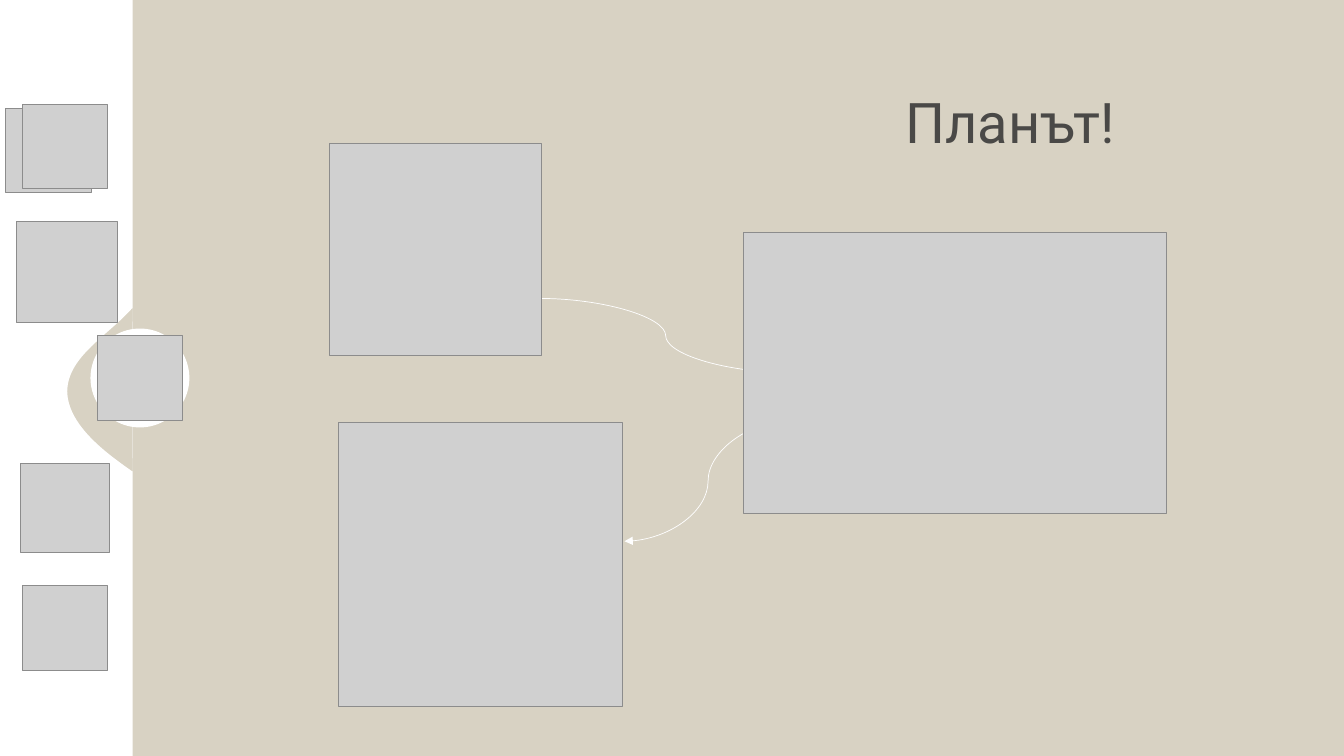
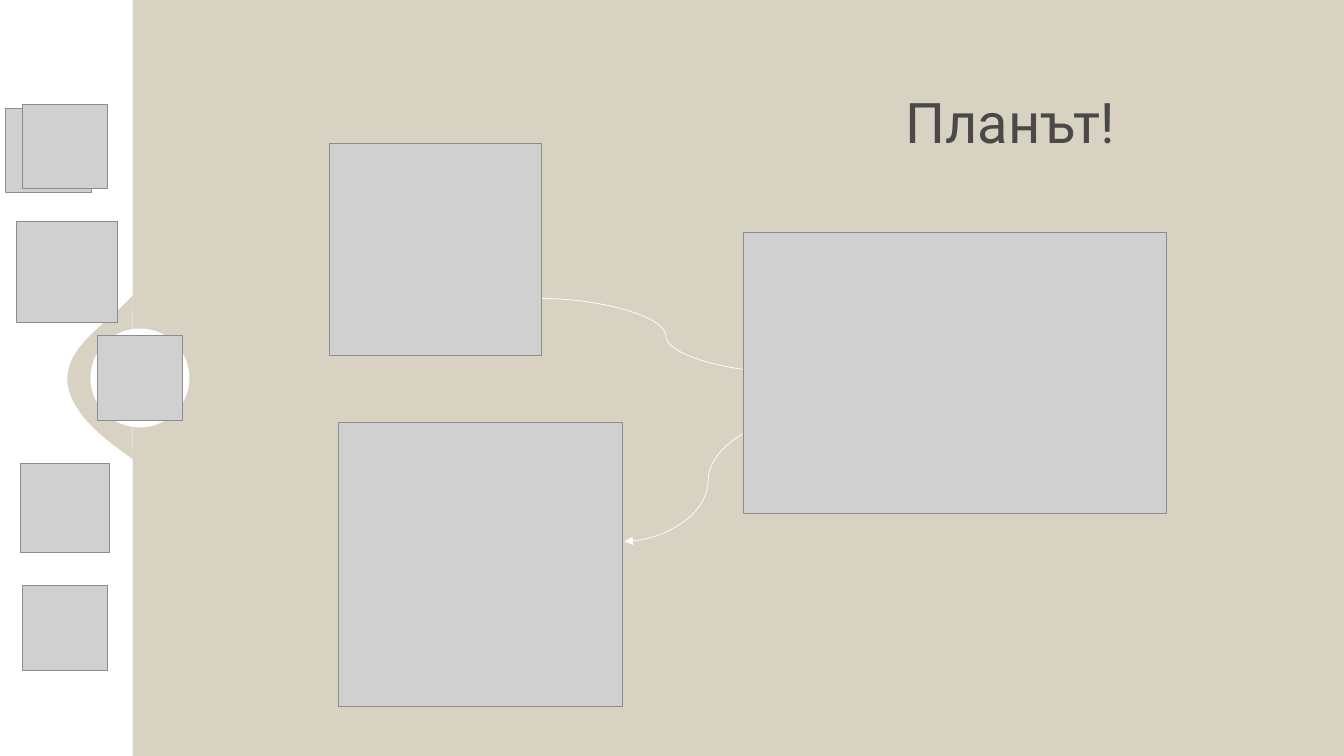
Before and after one commit to TYAtanasov21/Kafence, a slide deck: slide 4 of docs/Presentation_Kafence.pptx (slide 3 before the commit). Drawn at 1344x756 pixels with LibreOffice and Linux fonts; fonts in the diff are those of the drawing; grey boxes stand for pictures; background and template pictures are left out. Boxes give left, top, right and bottom in pixels: in the first picture for what was removed or moved away, otherwise in the second. Text is boxed around its words. In the diff, an @@ line names an element or a change of style, - is before the commit and + after.

```diff
--- a/docs/Presentation_Kafence.pptx
+++ b/docs/Presentation_Kafence.pptx
@@ freeform shape at box(0, 0, 132, 756): outline redrawn @@
```
Also in this commit, not shown: 1 slide added, 8 other files.
